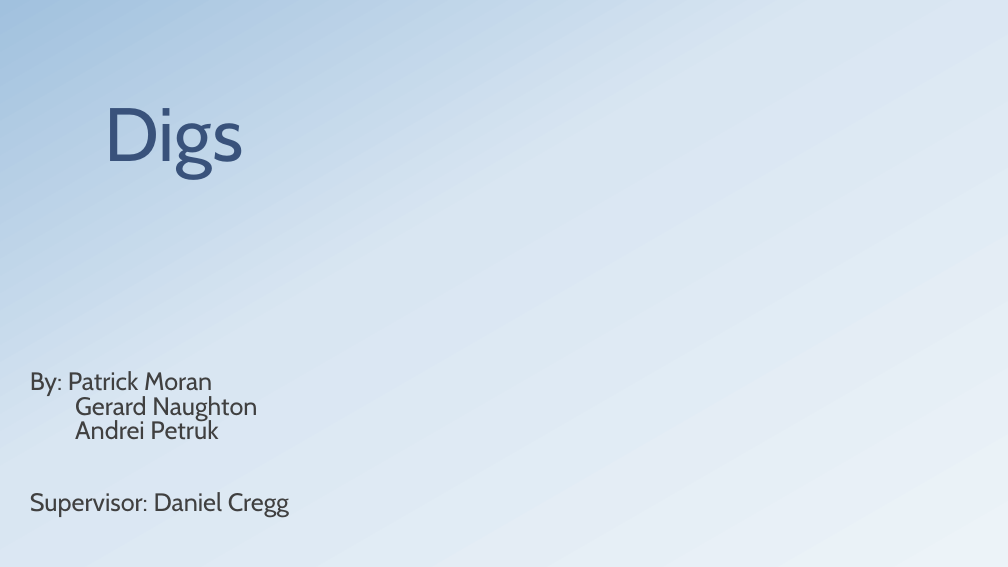
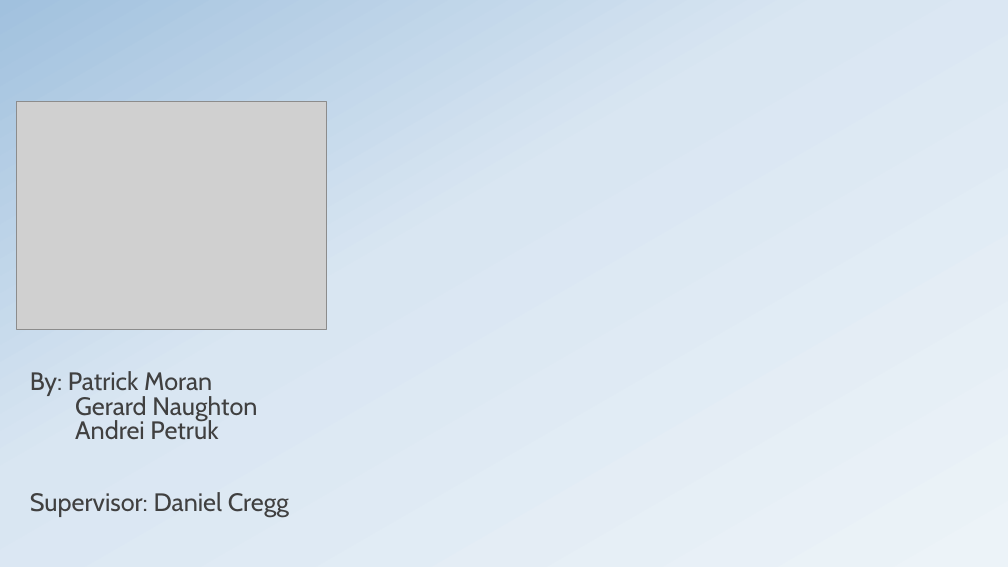
Before and after one commit to gerardnaughton7/4th-Year-Final-Year-Project, a slide deck: slide 1 of DigsApp.pptx. Drawn at 1008x567 pixels with LibreOffice and Linux fonts; fonts in the diff are those of the drawing; grey boxes stand for pictures; background and template pictures are left out. Boxes give left, top, right and bottom in pixels: in the first picture for what was removed or moved away, otherwise in the second. Text is boxed around its words. In the diff, an @@ line names an element or a change of style, - is before the commit and + after.

```diff
--- a/DigsApp.pptx
+++ b/DigsApp.pptx
@@ picture added at (x1=17, y1=101, x2=327, y2=329) @@
@@ title removed at (x1=104, y1=108, x2=243, y2=178) @@
-Digs
```
Also in this commit, not shown: 3 other slides changed, 1 slide added, 1 slide removed.
